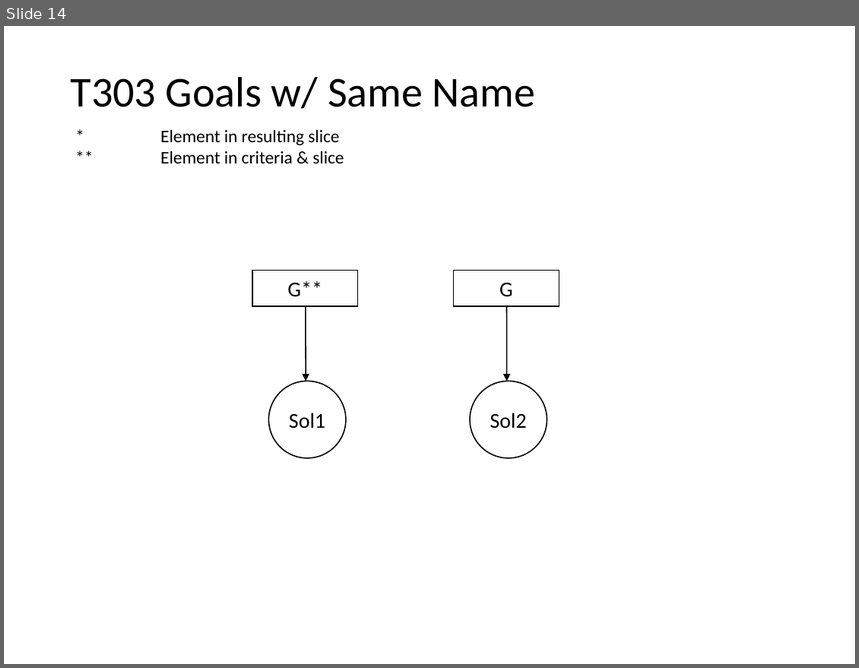
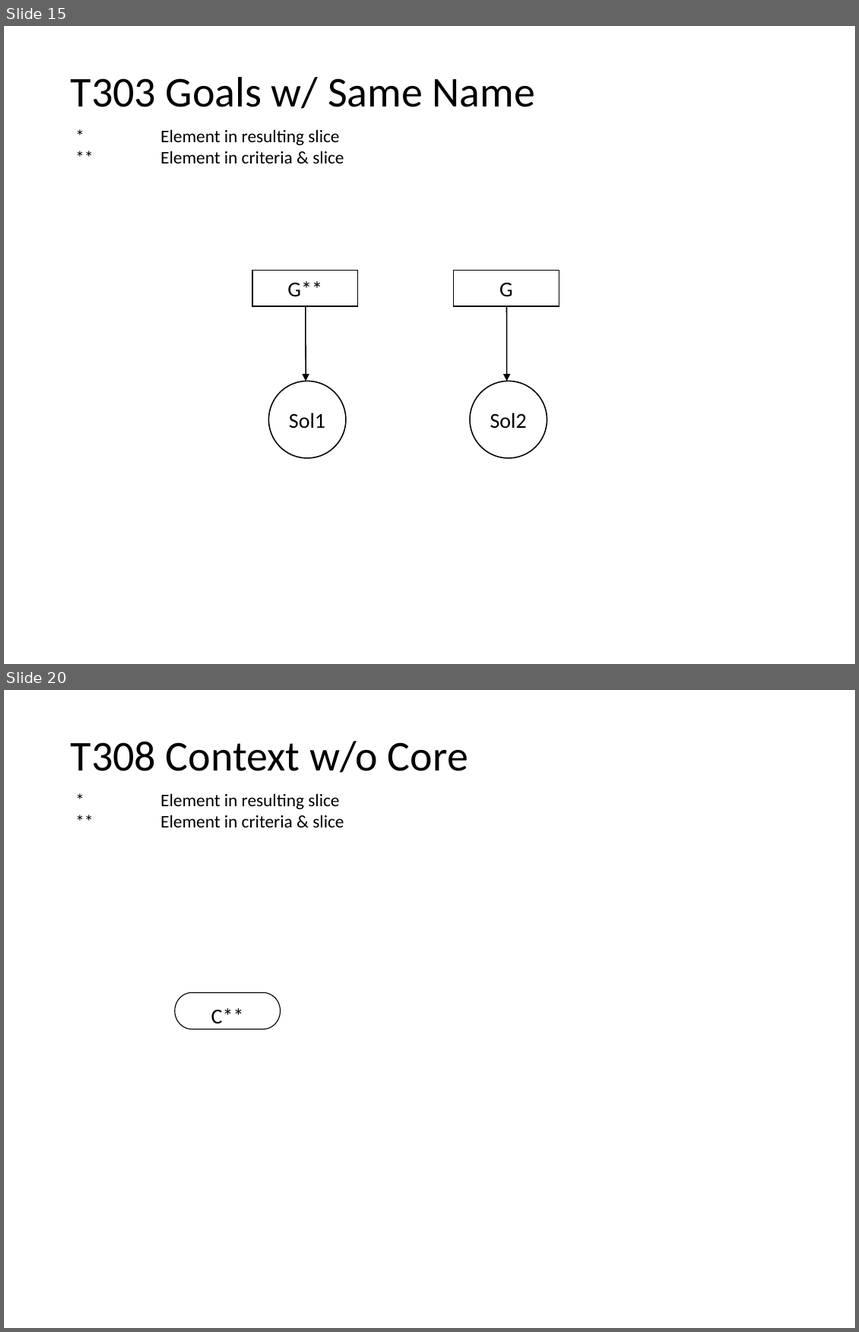
Before and after one commit to nlsfung/MMINT_Examples, a slide deck: GSNSliceRecheckTestSuite/TestSuite.ppt. Shown one above the other, each under a label of ours: slide 14 before the commit, slides 15 and 20 after it; the slides between them are not shown. The pictures are 859x668 and 859x1332 pixels, drawn with LibreOffice and Linux fonts; fonts in the diff are those of the drawing. Boxes give left, top, right and bottom in pixels: in the first picture for what was removed or moved away, otherwise in the second. Text is boxed around its words. In the diff, an @@ line names an element or a change of style, - is before the commit and + after.

```diff
--- a/GSNSliceRecheckTestSuite/TestSuite.ppt
+++ b/GSNSliceRecheckTestSuite/TestSuite.ppt
@@ slide 20 added at (x1=4, y1=690, x2=855, y2=1328), background #FFFFFF; not listed: 1 template element that a slide beside it also shows @@
@@ text added at (x1=71, y1=741, x2=468, y2=773), 36 pt, text #000000 @@
+T308 Context w/o Core
@@ pill shape added at (x1=175, y1=993, x2=281, y2=1030), fill #FFFFFF, outline #000000 0.74 pt, 18 pt, text #000000 @@
+C**
@@ what was slide 14 is now slide 15 @@
```
Also in this commit, not shown: 5 slides changed, 4 other slides added, 31 other files.
